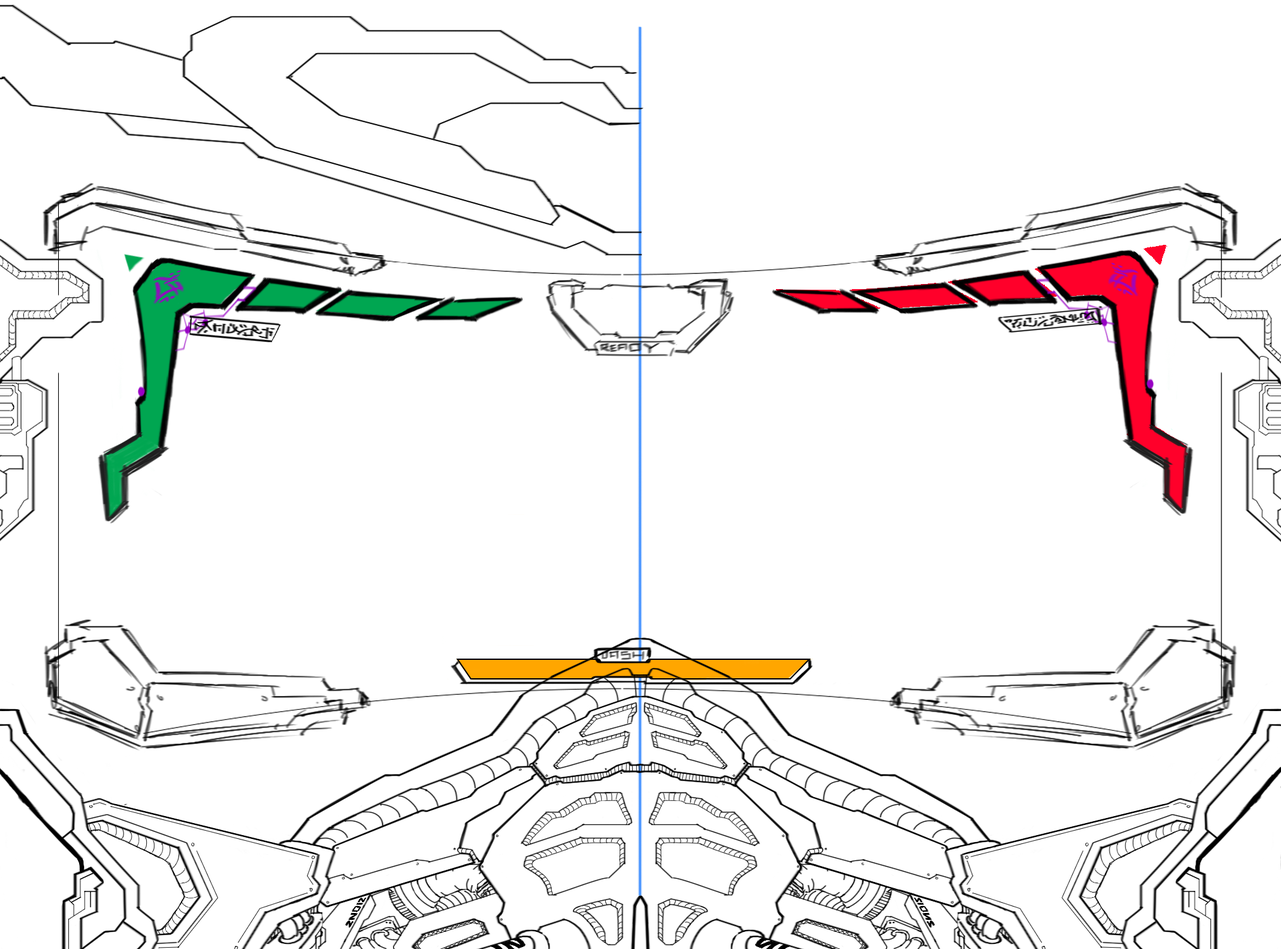
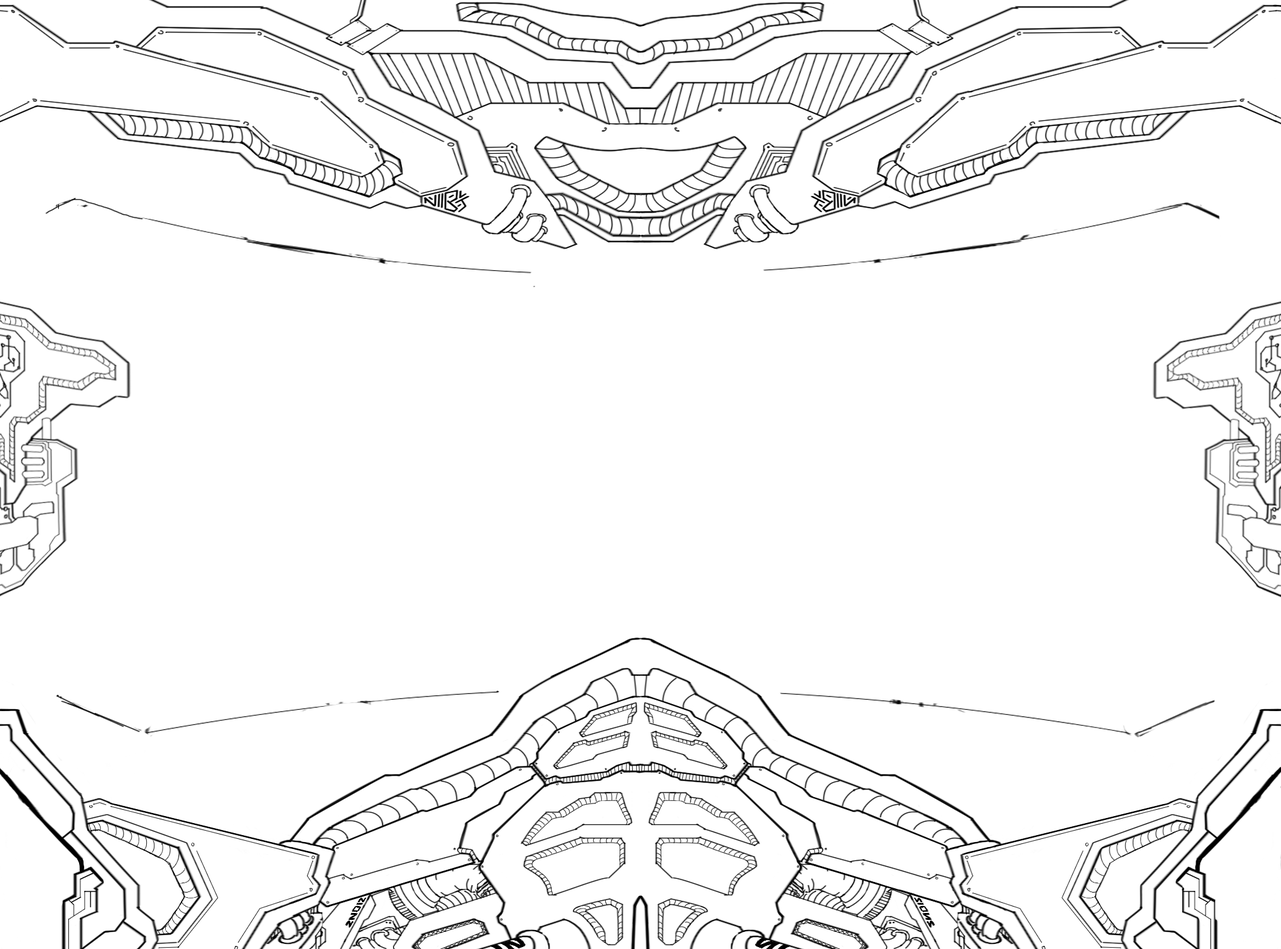
Revision of a layered 1281px x 949px image; what changed, layer by layer:
painted on "top" over [0, 0, 1281, 807]
painted on "Side" over [0, 237, 1281, 776]
removed layer "Rectangle 1" over [449, 646, 836, 686]
removed layer "Dash outter" over [510, 513, 643, 547]
removed layer "Dash inner" over [447, 644, 814, 683]
removed layer "Naids" over [544, 277, 735, 359]
removed layer "UI F outter" over [452, 248, 1194, 637]
removed layer "UI F inner" over [775, 239, 1198, 510]
removed layer "UI H outter" over [96, 256, 846, 645]
removed layer "UI H inner" over [90, 248, 521, 519]
removed layer "LINE" over [637, 25, 643, 896]
added layer "new mid" above "mid" over [58, 695, 63, 700]
painted on "mid" over [41, 182, 1240, 752]
moved "bot" above "Background", painted on it over [9, 637, 1271, 941]
removed layer "other 02" over [996, 305, 1104, 333]
removed layer "other 01" over [189, 315, 282, 343]
